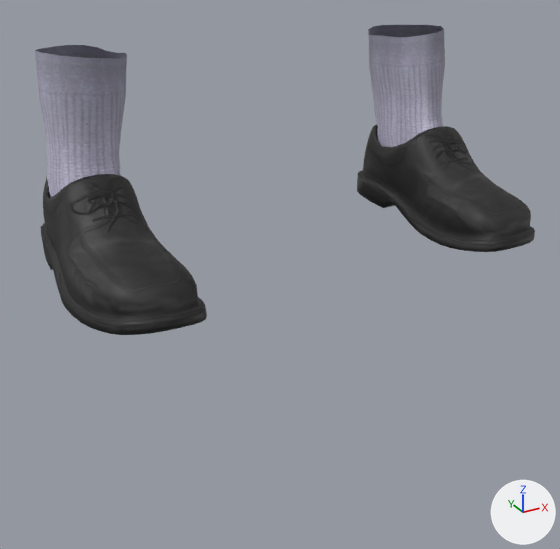
The glTF model app/assets/humans/male/shoes04.glb, before and after one commit.
Before and after are seen from a 50 mm camera at (-0.389, -0.754, 0.31) aimed at (-0.021, -0.084, -0.025). Arrows for +X, +Y and +Z are at lower right; the lights stay in place. The first picture is the older version. Vertices at exactly the same position are counted once.

Names of what the first picture shows: 'part_shoes04'.
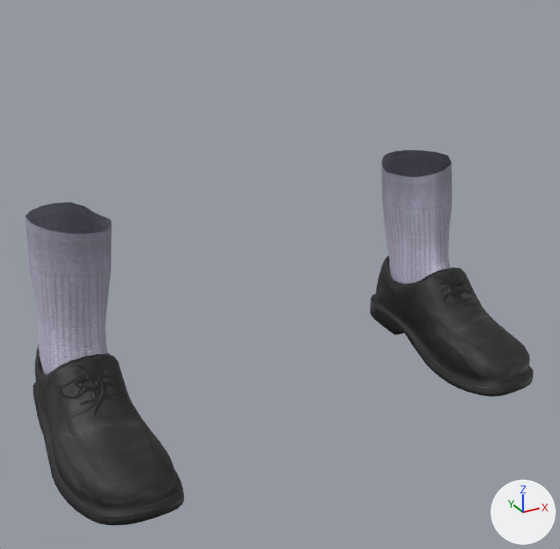
The newer file adds a shape key; the second version is drawn at full value of the shape key 'legs_long' of 'part_shoes04', and the change is written as the vertex moves it makes.

What differs and where, as boxes [x1, y1, x2, y2] in the pictures (560 x 549 px; the box of a moved part takes in the faces that stretch with it):
'part_shoes04', reshaped (21% taller)
    before: [35, 25, 535, 335]
    after: [25, 150, 533, 525]
part 1 of me_shoes04, moved or reshaped
    before: [357, 124, 535, 252]
    after: [370, 256, 533, 397]
part 2 of me_shoes04, moved or reshaped
    before: [41, 174, 207, 335]
    after: [33, 344, 184, 525]
part 3 of me_shoes04, moved or reshaped
    before: [368, 25, 445, 147]
    after: [382, 150, 452, 284]
part 4 of me_shoes04, moved or reshaped
    before: [35, 45, 127, 198]
    after: [25, 202, 112, 375]

The edits, one by one:
me_shoes04 is used by ob_part_shoes04; location (0.0, 0.0, 0.0).
me_shoes04 had 1722 vertices, 3320 faces and spanned x -0.255..0.255, y -0.212..0.058, z -0.003..0.211.
me_shoes04 now has 1722 vertices, 3320 faces and spans x -0.286..0.286, y -0.212..0.058, z -0.187..0.053.
me_shoes04 part 1: the loose piece of 717 vertices spanning x 0.147..0.255, y -0.212..0.058, z -0.003..0.105 is moved by (0.031, 0.0, -0.185).
me_shoes04 part 2: the loose piece of 717 vertices spanning x -0.255..-0.147, y -0.212..0.058, z -0.003..0.105 is moved by (-0.031, 0.0, -0.185).
me_shoes04 part 3: 144 of 1722 vertices moved; they spanned x 0.147..0.237, y -0.096..0.043, z 0.039..0.211 and now span x 0.177..0.268, y -0.096..0.043, z -0.146..0.053; mean shift (0.031, 0.0, -0.18); largest move (0.178, 0.026, 0.091) -> (0.209, 0.026, -0.094).
me_shoes04 part 4: 144 of 1722 vertices moved; they spanned x -0.237..-0.147, y -0.096..0.043, z 0.039..0.211 and now span x -0.268..-0.177, y -0.096..0.043, z -0.146..0.053; mean shift (-0.031, 0.0, -0.18); largest move (-0.236, -0.017, 0.043) -> (-0.267, -0.017, -0.142).
